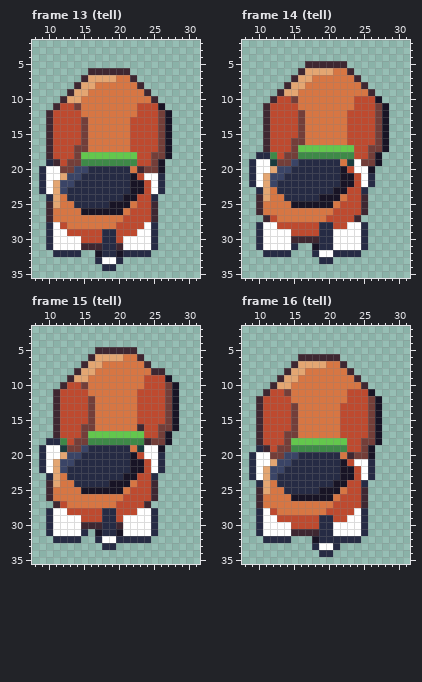
Pixel-art file, stored at art/minis/dog-biscuit@75.aseprite. This is how it looked before the edit.
36x36 pixels, 24 frames. Shown: frame 13 (tell): x 8..31, y 2..35; frame 14 (tell): x 8..31, y 2..35; frame 15 (tell): x 8..31, y 2..35; frame 16 (tell): x 8..31, y 2..35.
The result:
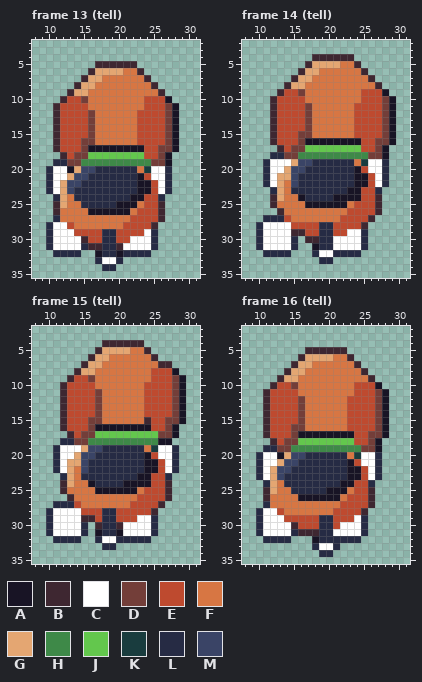
Palette (. is transparent): A #181425  B #3e2731  C #ffffff  D #733e39  E #be4a2f  F #d77643  G #e4a672  H #3e8948  J #63c74d  K #193c3e  L #262b44  M #3a4466
Changes in this commit:
--- frame 13 (tell)
@@ x 8..31 @@
  4 ........................
- 5 ........................
- 6 ........BBBBBB..........
- 7 .......BGGGGFFB.........
- 8 ......BGGFFFFFFB........
- 9 .....BGGFFFFFFFFB.......
-10 ....BGGFFFFFFFFFFB......
-11 ...BEEDFFFFFFFFEEEA.....
-12 ..BEEEEFFFFFFFFEEEDA....
-13 ..BEEEEDFFFFFFEEEEDA....
-14 ..BEEEEDFFFFFFEEEEDA....
-15 ..BEEEEDFFFFFFEEEEDA....
-16 ..BEEEEDFFFFFFEEEEDA....
-17 ..BEEEDDFFFFFFEEEEDA....
-18 ..BEEEDJJJJJJJJEEDDA....
-19 ..LBEDDHHHHHHHHEEDA.....
-20 .LCCDDMMLLLLLLFBDDA.....
-21 .LCCGMMLLLLLLLAECCL.....
-22 .LCGMMLLLLLLLLAAECL.....
-23 .LCGMLLLLLLLLLAAECL.....
-24 ..LGFLLLLLLLLAAEEL......
-25 ..BGFFLLLLLAAAFEEB......
-26 ..BFFFFAAAAAAFEEEB......
-27 ..BFFFFFFFFFFEEEEB......
-28 ..LCEFFFFFFFEEEECL......
-29 ..LCCEEEEELLEEECCL......
-30 ..LCCCCEEELLECCCCL......
-31 ..LCCCCBBBLLBCCCCL......
+ 5 .........BBBBBB.........
+ 6 ........BGGGGFFB........
+ 7 .......BGGFFFFFFB.......
+ 8 ......BGGFFFFFFFFB......
+ 9 .....BGGFFFFFFFFFFB.....
+10 ....BEEDFFFFFFFFEEEA....
+11 ...BEEEEFFFFFFFFEEEDA...
+12 ...BEEEEDFFFFFFEEEEDA...
+13 ...BEEEEDFFFFFFEEEEDA...
+14 ...BEEEEDFFFFFFEEEEDA...
+15 ...BEEEEDFFFFFFEEEEDA...
+16 ...BEEEDDFFFFFFEEEEDA...
+17 ...BEEEDAAAAAAAAEEDDA...
+18 ....BEDDJJJJJJJJEEDA....
+19 ...LLDDHHHHHHHHHHDDA....
+20 ..LCCAGMMLLLLLLFKCCL....
+21 ..LCCGMMLLLLLLLAECCL....
+22 ..LCGMMLLLLLLLLAAECL....
+23 ..LCGMLLLLLLLLLAAECL....
+24 ...LGFLLLLLLLLAAEEL.....
+25 ...BGFFLLLLLAAAFEEB.....
+26 ...BFFFFAAAAAAFEEEB.....
+27 ...LFFFFFFFFFFEEEEB.....
+28 ..LCCEFFFFFFFEEEEB......
+29 ..LCCCEEEELLEEEECL......
+30 ..LCCCCBEELLEECCCL......
+31 ..LCCCCLBBLLBCCCCL......
 32 ...LLLL..ALLALLLL.......
--- frame 14 (tell)
@@ x 8..31 @@
  3 ........................
- 4 ........................
- 5 .........BBBBBB.........
- 6 ........BGGGGFFB........
- 7 .......BGGFFFFFFB.......
- 8 ......BGGFFFFFFFFB......
- 9 .....BGGFFFFFFFFFFB.....
-10 ....BEEDFFFFFFFFEEEA....
-11 ...BEEEEFFFFFFFFEEEDA...
-12 ...BEEEEDFFFFFFEEEEDA...
-13 ...BEEEEDFFFFFFEEEEDA...
-14 ...BEEEEDFFFFFFEEEEDA...
-15 ...BEEEEDFFFFFFEEEEDA...
-16 ...BEEEDDFFFFFFEEEEDA...
-17 ...BEEEDJJJJJJJJEEDDA...
-18 ..LLHEDDHHHHHHHHEEDA....
-19 .LCCKDDMLLLLLLFKCDDA....
-20 .LCCGMMLLLLLLLAECCA.....
-21 .LCGMMLLLLLLLLAAECL.....
-22 .LCGMLLLLLLLLLAAECL.....
-23 ..LGFLLLLLLLLAAEEL......
-24 ..BGFFLLLLLAAAFEEB......
-25 ..BFFFFAAAAAAFEEEB......
-26 ..BFFFFFFFFFFEEEEB......
-27 ...BEFFFFFFFEEEEB.......
-28 ..LCCEEEEEELLEECCL......
-29 ..LCCCCEEEELLCCCCL......
-30 ..LCCCCBBBBLLCCCCL......
+ 4 ..........BBBBBB........
+ 5 .........BGGGGFFB.......
+ 6 ........BGGFFFFFFB......
+ 7 .......BGGFFFFFFFFB.....
+ 8 ......BGGFFFFFFFFFFB....
+ 9 .....BEEDFFFFFFFFEEEA...
+10 ....BEEEEFFFFFFFFEEEDA..
+11 ....BEEEEDFFFFFFEEEEDA..
+12 ....BEEEEDFFFFFFEEEEDA..
+13 ....BEEEEDFFFFFFEEEEDA..
+14 ....BEEEEDFFFFFFEEEEDA..
+15 ....BEEEDDFFFFFFEEEEDA..
+16 ....BEEEDAAAAAAAAEEDDA..
+17 .....BEDDJJJJJJJJEEDA...
+18 ....LLDDHHHHHHHHHHDDA...
+19 ...LCCCGMMLLLLLLFKCCL...
+20 ...LCCGMMLLLLLLLAECCL...
+21 ...LCGGMLLLLLLLLAAECL...
+22 ...LCGFMLLLLLLLLAAECL...
+23 ....LGFLLLLLLLLAAEEL....
+24 ....BGFFALLLLAAAAEEB....
+25 ....BFFFFAAAAAAFEEEB....
+26 .....BFFFFFFFFFEEEEB....
+27 ...LLLEFFFFFFFEEEEB.....
+28 ..LCCCCEEEELLEEEEB......
+29 ..LCCCCBBEELLEECCL......
+30 ..LCCCCL.BBLLCCCCL......
 31 ..LCCCCL..ALLCCCCL......
--- frame 15 (tell)
@@ x 8..31 @@
  3 ........................
- 4 ........................
- 5 .........BBBBBB.........
- 6 ........BGGGGFFB........
- 7 .......BGGFFFFFFB.......
- 8 ......BGGFFFFFFFFBB.....
- 9 .....BGGFFFFFFFFEEEA....
-10 ....BEEDFFFFFFFFEEEDA...
-11 ...BEEEEFFFFFFFEEEEDA...
-12 ...BEEEEDFFFFFFEEEEDA...
-13 ...BEEEEDFFFFFFEEEEDA...
-14 ...BEEEEDFFFFFFEEEEDA...
-15 ...BEEEEDFFFFFFEEEEDA...
-16 ...BEEEDDFFFFFFBEEDDA...
-17 ...BEEEDJJJJJJJJEEDA....
-18 ..LLHEDDHHHHHHHHBDDA....
-19 .LCCKDDMLLLLLLFKCCA.....
-20 .LCCGMMLLLLLLLAECCL.....
-21 .LCGMMLLLLLLLLAAECL.....
-22 .LCGMLLLLLLLLLAAECL.....
-23 ..LGFLLLLLLLLAAEEL......
-24 ..BGFFLLLLLAAAFEEB......
-25 ..BFFFFAAAAAAFEEEB......
-26 ..BFFFFFFFFFFEEEEB......
-27 ...BEFFFFFFFEEEEB.......
-28 ..LCCEEEEELLEEECCL......
-29 ..LCCCCEEELLECCCCL......
-30 ..LCCCCBBBLLBCCCCL......
+ 4 ..........BBBBBB........
+ 5 .........BGGGGFFB.......
+ 6 ........BGGFFFFFFB......
+ 7 .......BGGFFFFFFFFBB....
+ 8 ......BGGFFFFFFFFEEEA...
+ 9 .....BEEDFFFFFFFFEEEDA..
+10 ....BEEEEFFFFFFFEEEEDA..
+11 ....BEEEEDFFFFFFEEEEDA..
+12 ....BEEEEDFFFFFFEEEEDA..
+13 ....BEEEEDFFFFFFEEEEDA..
+14 ....BEEEEDFFFFFFEEEEDA..
+15 ....BEEEDDFFFFFFBEEDDA..
+16 ....BEEEDAAAAAAAAEEDA...
+17 .....BEDDJJJJJJJJJDDA...
+18 ....LLDDHHHHHHHHHHAA....
+19 ...LCCCGMMLLLLLLFKCCL...
+20 ...LCCGMMLLLLLLLAECCL...
+21 ...LCGGMLLLLLLLLAAECL...
+22 ...LCGFMLLLLLLLLAAECL...
+23 ....LGFLLLLLLLLAAEEL....
+24 ....BGFFALLLLAAAAEEB....
+25 ....BFFFFAAAAAAFEEEB....
+26 .....BFFFFFFFFFEEEEB....
+27 ...LLLEFFFFFFFEEEEB.....
+28 ..LCCCCEEELLEEEEEB......
+29 ..LCCCCBBELLEEECCL......
+30 ..LCCCCL.BLLBCCCCL......
 31 ..LCCCCL.ALLACCCCL......
--- frame 16 (tell)
@@ x 8..31 @@
  4 ........................
- 5 ........................
- 6 ........BBBBBB..........
- 7 .......BGGGGFFB.........
- 8 ......BGGFFFFFFB........
- 9 .....BGGFFFFFFFFB.......
-10 ....BGGFFFFFFFFFFB......
-11 ...BEEDFFFFFFFFEEEA.....
-12 ..BEEEEFFFFFFFFEEEDA....
-13 ..BEEEEDFFFFFFEEEEDA....
-14 ..BEEEEDFFFFFFEEEEDA....
-15 ..BEEEEDFFFFFFEEEEDA....
-16 ..BEEEEDFFFFFFEEEEDA....
-17 ..BEEEDDFFFFFFEEEEDA....
-18 ..BEEEDJJJJJJJJEEDDA....
-19 ..LBEDDHHHHHHHHEEDA.....
-20 .LCCDDMMLLLLLLFBDDA.....
-21 .LCCGMMLLLLLLLAECCL.....
-22 .LCGMMLLLLLLLLAAECL.....
-23 .LCGMLLLLLLLLLAAECL.....
-24 ..LGFLLLLLLLLAAEEL......
-25 ..BGFFLLLLLAAAFEEB......
-26 ..BFFFFAAAAAAFEEEB......
-27 ..BFFFFFFFFFFEEEEB......
-28 ..LCEFFFFFFFEEEECL......
-29 ..LCCEEEEEELLEECCL......
-30 ..LCCCCEEEELLCCCCL......
-31 ..LCCCCBBBBLLCCCCL......
+ 5 .........BBBBBB.........
+ 6 ........BGGGGFFB........
+ 7 .......BGGFFFFFFB.......
+ 8 ......BGGFFFFFFFFB......
+ 9 .....BGGFFFFFFFFFFB.....
+10 ....BEEDFFFFFFFFEEEA....
+11 ...BEEEEFFFFFFFFEEEDA...
+12 ...BEEEEDFFFFFFEEEEDA...
+13 ...BEEEEDFFFFFFEEEEDA...
+14 ...BEEEEDFFFFFFEEEEDA...
+15 ...BEEEEDFFFFFFEEEEDA...
+16 ...BEEEDDFFFFFFEEEEDA...
+17 ...BEEEDAAAAAAAAEEDDA...
+18 ....BEDDJJJJJJJJEEDA....
+19 ...LLDDHHHHHHHHHHDDA....
+20 ..LCCAGMMLLLLLLFKCCL....
+21 ..LCCGMMLLLLLLLAECCL....
+22 ..LCGMMLLLLLLLLAAECL....
+23 ..LCGMLLLLLLLLLAAECL....
+24 ...LGFLLLLLLLLAAEEL.....
+25 ...BGFFLLLLLAAAFEEB.....
+26 ...BFFFFAAAAAAFEEEB.....
+27 ...LFFFFFFFFFFEEEEB.....
+28 ..LCCEFFFFFFFEEEEB......
+29 ..LCCCEEEEELLEEECL......
+30 ..LCCCCBEEELLECCCL......
+31 ..LCCCCLBBBLLCCCCL......
 32 ...LLLL...ALLLLLL.......
Changed places in both pictures, as pixel boxes (x1, y1, x2, y2):
changed: (39, 61, 179, 250)
changed: (249, 54, 396, 243)
changed: (39, 340, 186, 529)
changed: (249, 347, 389, 536)
